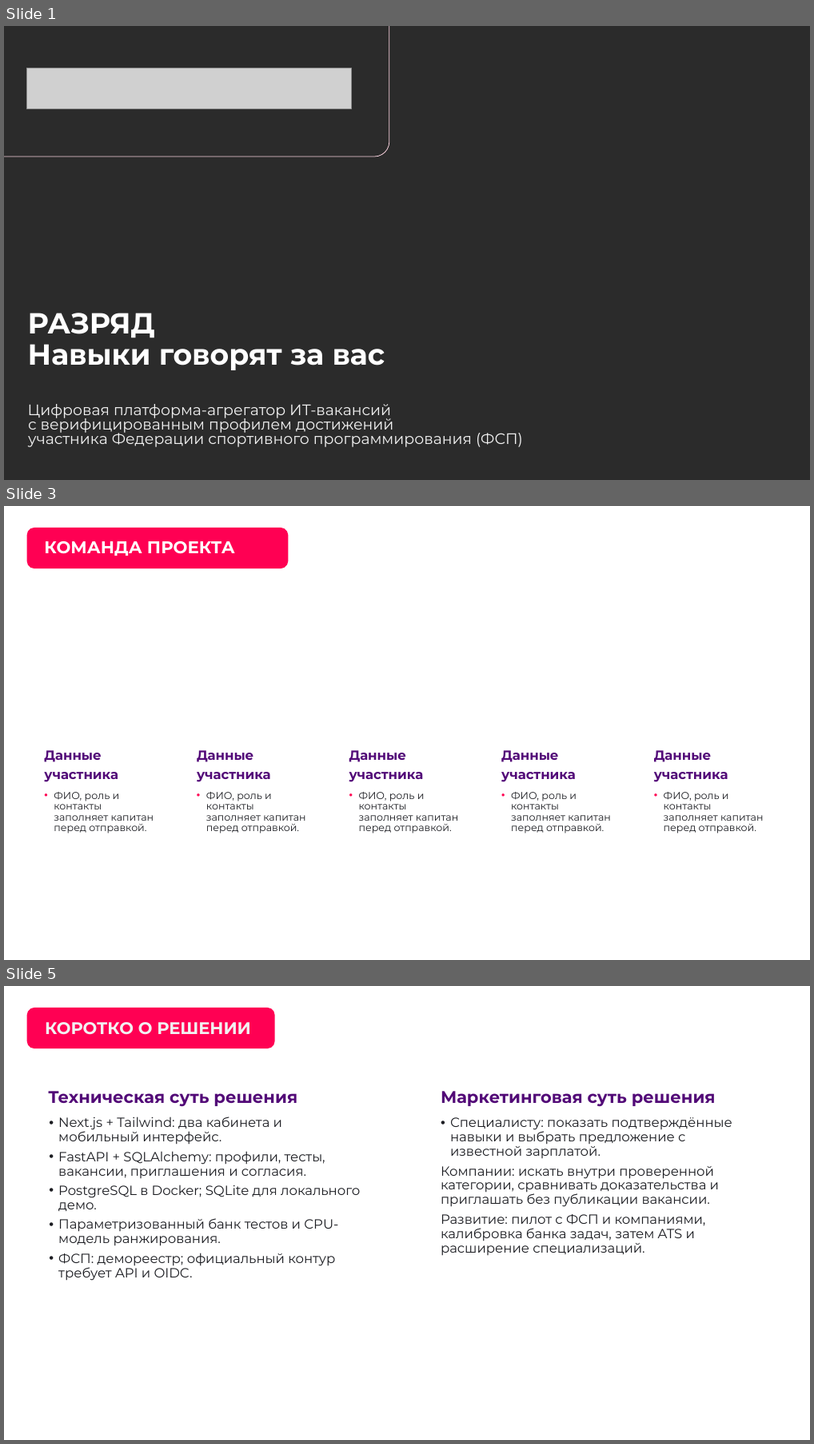
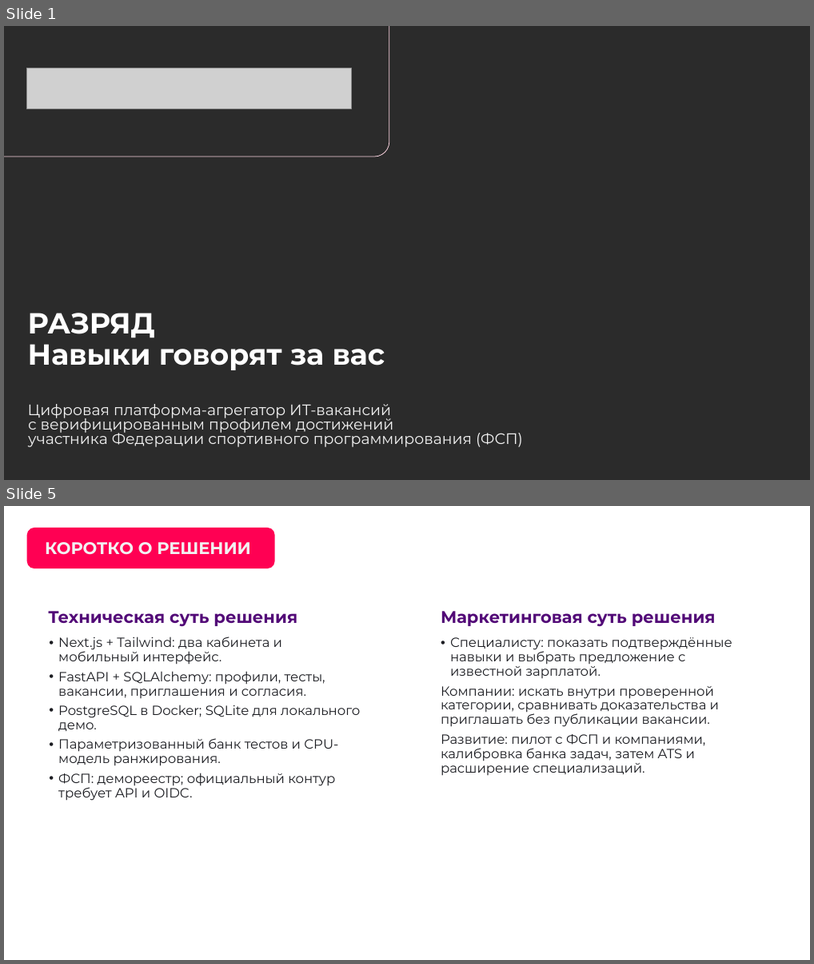
Before and after one commit to ArtycoBW/-, a slide deck: output/presentation/Разряд-презентация.pptx. Shown one above the other, each under a label of ours: slides 1, 3 and 5 before the commit, slides 1 and 5 after it; the slides between them are not shown. The pictures are 814x1444 and 814x964 pixels, drawn with LibreOffice and Linux fonts; fonts in the diff are those of the drawing; grey boxes stand for pictures; background and template pictures are left out; a plain dark background stands for a picture behind light text. Boxes give left, top, right and bottom in pixels: in the first picture for what was removed or moved away, otherwise in the second. Text is boxed around its words. In the diff, an @@ line names an element or a change of style, - is before the commit and + after.

```diff
--- a/output/presentation/Разряд-презентация.pptx
+++ b/output/presentation/Разряд-презентация.pptx
@@ slide 3 removed at (4, 506, 810, 960), background picture (left out) @@
@@ rounded rectangle removed at (27, 527, 288, 568) @@
@@ title removed at (44, 541, 235, 556) @@
-КОМАНДА ПРОЕКТА
@@ rounded rectangle removed at (27, 607, 172, 927) @@
@@ rounded rectangle removed at (332, 607, 477, 927) @@
@@ rounded rectangle removed at (484, 607, 630, 927) @@
@@ rounded rectangle removed at (637, 607, 782, 927) @@
@@ text removed at (44, 750, 118, 782) @@
-Данные
-участника
@@ text removed at (197, 750, 271, 782) @@
-Данные
-участника
@@ text removed at (350, 750, 424, 782) @@
-Данные
-участника
@@ text removed at (502, 750, 576, 782) @@
-Данные
-участника
@@ text removed at (654, 750, 729, 782) @@
-Данные
-участника
@@ text removed at (54, 792, 154, 833) @@
-• ФИО, роль и контакты заполняет капитан перед отправкой.
@@ text removed at (206, 792, 306, 833) @@
-• ФИО, роль и контакты заполняет капитан перед отправкой.
@@ text removed at (359, 792, 458, 833) @@
-• ФИО, роль и контакты заполняет капитан перед отправкой.
@@ text removed at (511, 792, 610, 833) @@
-• ФИО, роль и контакты заполняет капитан перед отправкой.
@@ text removed at (664, 792, 763, 833) @@
-• ФИО, роль и контакты заполняет капитан перед отправкой.
@@ page number removed at (759, 927, 796, 951) @@
-3
```
Also in this commit, not shown: 2 slides changed, 1 slide added, 3 other files.
